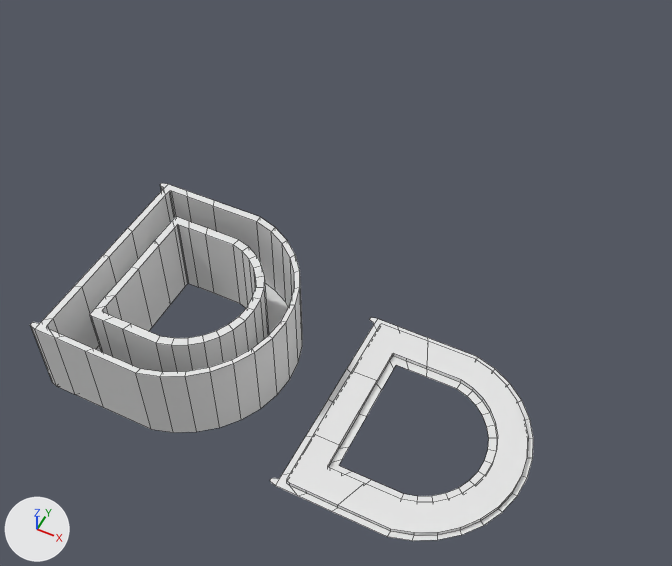
An edit to the Blender file d.blend, drawn before and after from the same camera.
Before and after are seen from a camera (50 mm lens) standing at (3.54, -4.17, 6.72) and looking at (0.88, 1.15, 0.07). Arrows for +X, +Y and +Z are at lower left; the lights stay in place. Mesh edges are drawn as thin lines.
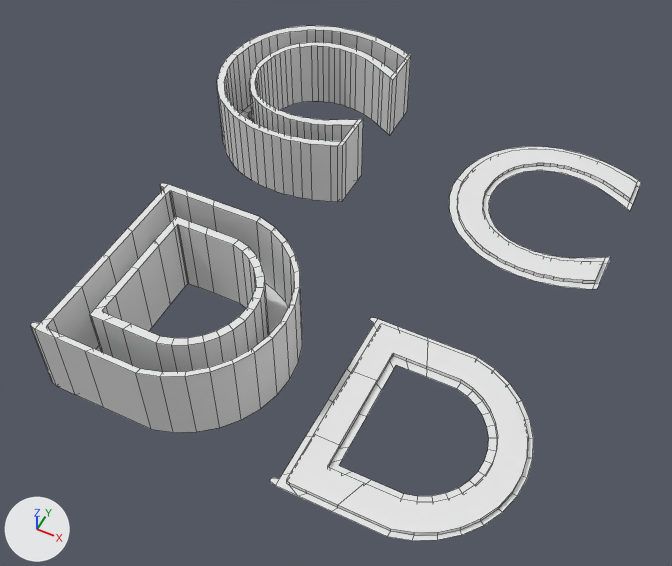
Changed parts and their boxes [x1, y1, x2, y2] in the pictures (672 x 566 px):
'Circle.004', added
    after: [217, 26, 641, 289]

The change in detail:
Mesh me_circle_004 is new.
It has 713 vertices, 301 faces, 2 loose edges and spans x -0.86..3.66, y 0.07..2.11, z 0.0..0.75.
Object 'Circle.004' (ob_circle_004) is new; it shows me_circle_004.
Its location is (-0.53, 2.02, 0.0).
